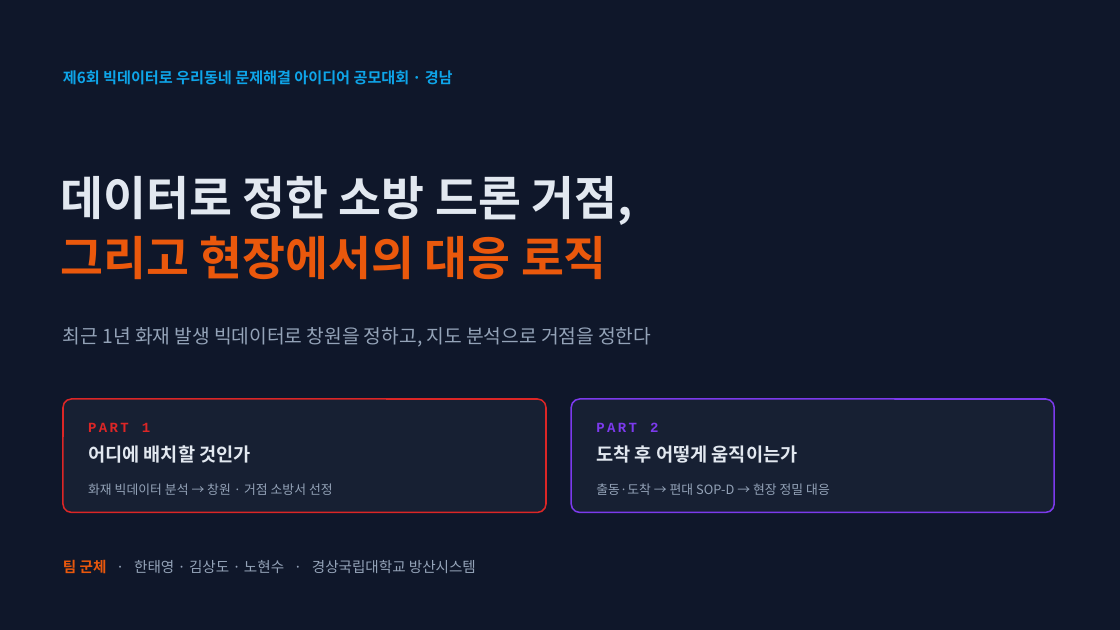
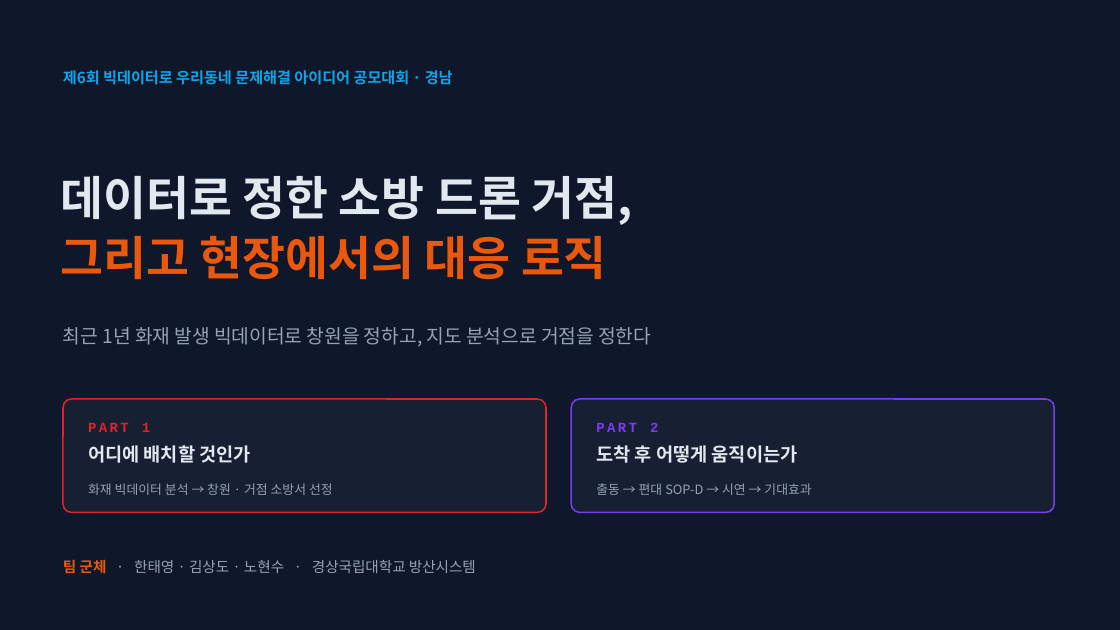
Before and after one commit to bdsm135790-png/noh, a slide deck: slide 1 of presentation/화재빅데이터_드론배치_분석리포트.pptx. Drawn at 1120x630 pixels with LibreOffice and Linux fonts; fonts in the diff are those of the drawing. Boxes give left, top, right and bottom in pixels: in the first picture for what was removed or moved away, otherwise in the second. Text is boxed around its words. In the diff, an @@ line names an element or a change of style, - is before the commit and + after.

```diff
--- a/presentation/화재빅데이터_드론배치_분석리포트.pptx
+++ b/presentation/화재빅데이터_드론배치_분석리포트.pptx
@@ text at (596, 483, 811, 495): text changed @@
-출동·도착 → 편대 SOP-D → 현장 정밀 대응
+출동 → 편대 SOP-D → 시연 → 기대효과
```
Also in this commit, not shown: 14 other slides changed, 2 slides added, 2 other files.
